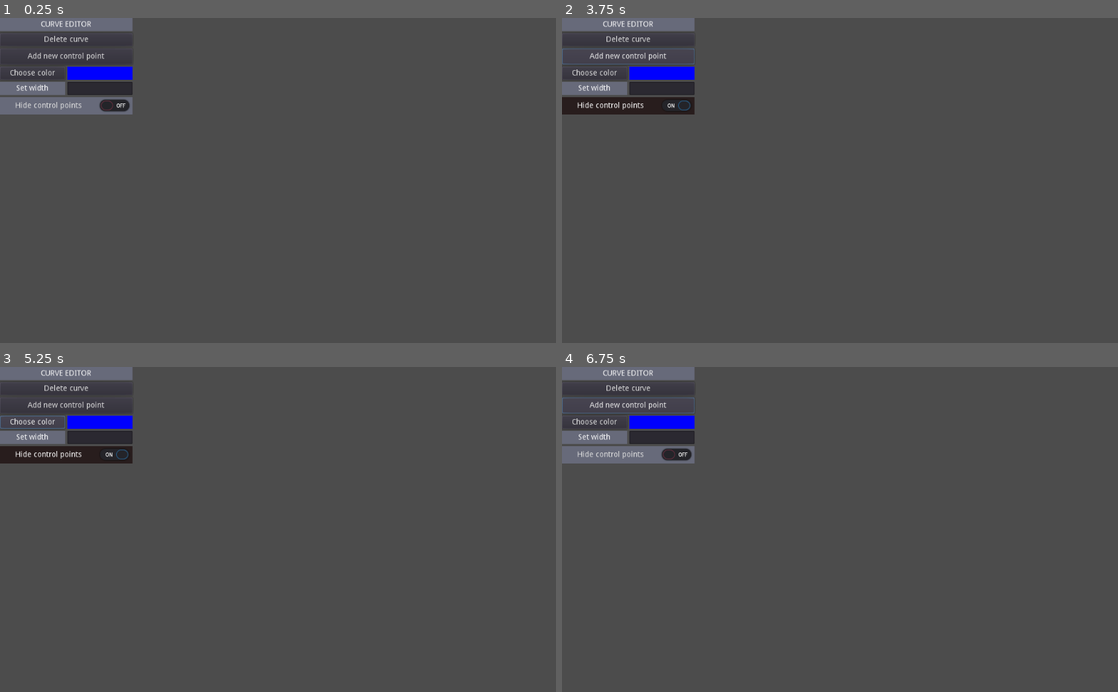
Above: before the commit, frames 1-4 (two rows, left to right).
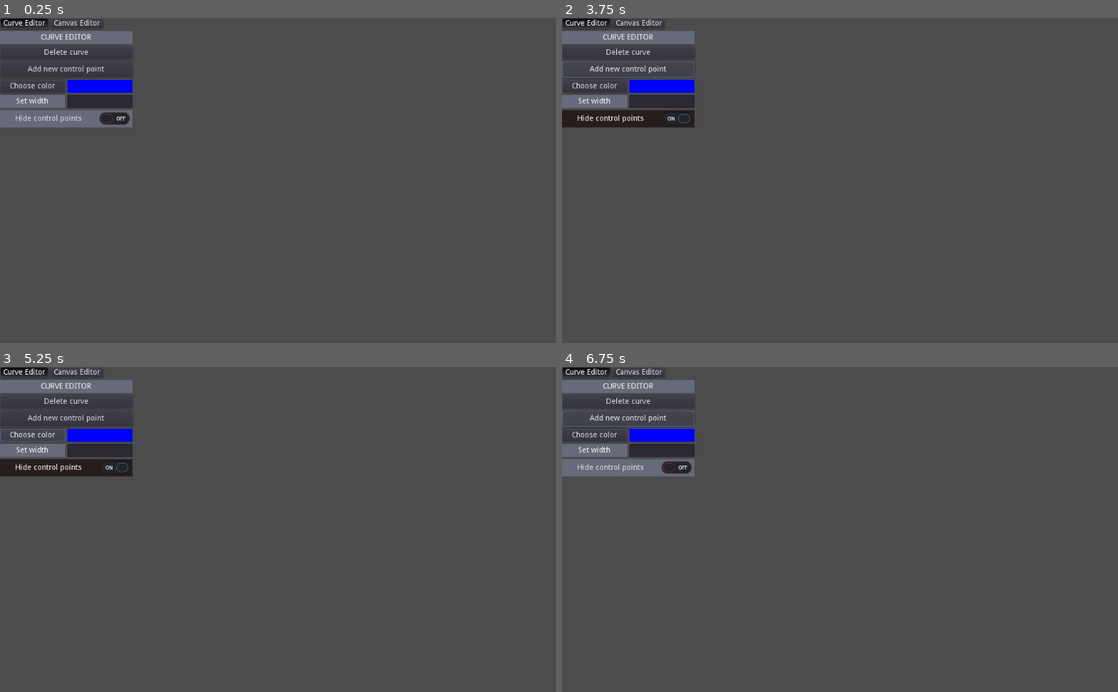
Above: after the commit, the same moments.

Repository: ZucchiniKing12/BezCurveMaker
Game: Godot game, scene res://Main/Main.tscn
Same seed, same stepped clock (60 frames per second), same inputs: the game is played once before the commit and once after it.
Inputs (mouse positions are in pixels of both pictures, inside the frame that each line leads up to):
- Up to frame 1 (0.25 s): no input
- Up to frame 2 (3.75 s): click (584, 24) at 0.5 s, where only the run after the commit has a clickable "Curve Editor"; click (639, 24) at 1.25 s, where only the run after the commit has a clickable "Canvas Editor"; click "Choose color" at 2 s; click "Hide control points" at 2.75 s; click "Add new control point" at 3.5 s
- Up to frame 3 (5.25 s): click "Add new control point" at 4.25 s; click "Choose color" at 5 s
- Up to frame 4 (6.75 s): click "Hide control points" at 5.75 s; click "Add new control point" at 6.5 s

The runs differ from the first frame. In frame 1, 5.4% of the frame differs, in the area x 0-24%, y 0-34%; in frame 2, 5.6%; in frame 3, 5.5%; in frame 4, 5.6%.

Commit message:
Panel is implemented, can switch between canvas editor and curve editor. no canvas features yet but those should be fairly simple knock on wood

Diff:
--- a/BezCurve/BezCurve.gd
+++ b/BezCurve/BezCurve.gd
@@ -1,5 +1,7 @@
 extends Node2D
 class_name BezCurve
+
+onready var CURVE_EDITOR: CurveEditor = get_tree().get_root().get_node('Main').get_curve_editor()
 
 var endpoints: Array
 var anchors: Array
@@ -35,7 +37,7 @@
 	curve.add_point(end1.position)
 	curve.add_point(end2.position)
 	request_render('init')
-	CurveEditor.connect('editor_closed', self, 'on_editor_closed')
+	#CURVE_EDITOR.connect('editor_closed', self, 'on_editor_closed')
 
 var PackedCPoint = preload("res://BezCurve/ControlPoint.tscn")
 
@@ -58,16 +60,16 @@
 	return newCP
 
 func _on_point_exiting(point):
+	anchors.erase(point)
 	update_curve2d()
-	anchors.erase(point)
 
 func _on_position_moved(_name, _new_pos):
 	update_curve2d()
 
 func edit():
-	CurveEditor.close()
-	CurveEditor.open()
-	CurveEditor.set_curve(self)
+	CURVE_EDITOR.close()
+	CURVE_EDITOR.open()
+	CURVE_EDITOR.set_curve(self)
 	editing = true
 	render_config.curve_editing = true
 
--- a/Main/Main.gd
+++ b/Main/Main.gd
@@ -1,14 +1,19 @@
 extends Node2D
 
+onready var CURVE_EDITOR = $Panel/CurveEditor
+
 func _ready():
-	CurveEditor.set_position(Vector2(0, 0))
-	CurveEditor.get_node('HidePointsButton').connect('pressed', self, '_on_hide_points_pressed')
+	CURVE_EDITOR.set_position(Vector2(0, 0))
+	CURVE_EDITOR.get_node('HidePointsButton').connect('pressed', self, '_on_hide_points_pressed')
 
 func _input(event):
 	if event is InputEventMouseButton:
 		if event.button_index == BUTTON_LEFT and event.doubleclick and !is_mouse_over_editor():
-			CurveEditor.close()
+			CURVE_EDITOR.close()
 			create_new_curve(event.position)
+
+func get_curve_editor():
+	return $Panel/CurveEditor
 
 var PackedBezcurve = preload("res://BezCurve/BezCurve.tscn")
 
@@ -19,7 +24,7 @@
 	register(newcurve)
 
 func is_mouse_over_editor():
-	return get_global_mouse_position().x <= CurveEditor.rect_size.x
+	return get_global_mouse_position().x <= CURVE_EDITOR.rect_size.x
 
 var render_configs: Dictionary
 
@@ -35,7 +40,7 @@
 signal hide_points
 
 func _on_hide_points_pressed():
-	emit_signal('hide_points', CurveEditor.get_node('HidePointsButton').pressed)
+	emit_signal('hide_points', CURVE_EDITOR.get_node('HidePointsButton').pressed)
 
 func _on_render_config_changed():
 	update()
@@ -64,7 +69,6 @@
 				draw_point(cpoint.position, config.curve_editing, color, config.width, config.render_type)
 
 func draw_point(position: Vector2, is_editing: bool, color: Color, base_rad: float, render_type: int):
-	print(render_type)
 	if render_type == RENDER_TYPES.POINTS_HIDE:
 		return
 	var rad = base_rad * 1.5 if is_editing else base_rad * 0.5
--- a/Main/Main.tscn
+++ b/Main/Main.tscn
@@ -1,9 +1,32 @@
-[gd_scene load_steps=2 format=2]
+[gd_scene load_steps=6 format=2]
 
 [ext_resource path="res://Main/Main.gd" type="Script" id=1]
+[ext_resource path="res://UI/EditMenu/CurveEditor.tscn" type="PackedScene" id=2]
+[ext_resource path="res://UI/Panel.tscn" type="PackedScene" id=3]
+[ext_resource path="res://UI/CanvasEditMenu/CanvasEditor.tscn" type="PackedScene" id=4]
+[ext_resource path="res://UI/Panel.gd" type="Script" id=5]
 
 [node name="Main" type="Node2D"]
 z_index = 108
 script = ExtResource( 1 )
 
 [node name="Curves" type="Node" parent="."]
+
+[node name="Panel" parent="." instance=ExtResource( 3 )]
+margin_right = 190.0
+margin_bottom = 20.0
+script = ExtResource( 5 )
+
+[node name="CurveEditor" parent="Panel" instance=ExtResource( 2 )]
+anchor_right = 0.0
+anchor_bottom = 0.0
+margin_top = 24.0
+margin_right = 244.0
+margin_bottom = 202.0
+
+[node name="CanvasEditor" parent="Panel" instance=ExtResource( 4 )]
+anchor_right = 0.0
+anchor_bottom = 0.0
+margin_top = 206.0
+margin_right = 244.0
+margin_bottom = 220.0
--- /dev/null
+++ b/UI/CanvasEditMenu/CanvasEditor.tscn
@@ -0,0 +1,8 @@
+[gd_scene format=2]
+
+[node name="CanvasEditor" type="VBoxContainer"]
+anchor_right = 1.0
+anchor_bottom = 1.0
+
+[node name="ColorSet" type="HBoxContainer" parent="."]
+margin_right = 1024.0
--- a/UI/EditMenu/ControlPointEditor.gd
+++ b/UI/EditMenu/ControlPointEditor.gd
@@ -1,5 +1,7 @@
 extends VBoxContainer
 class_name ControlPointEditor
+
+onready var CURVE_EDITOR = get_tree().get_root().get_node('Main').get_curve_editor()
 
 var is_endpoint: bool = false
 var point_name: String
@@ -16,7 +18,7 @@
 func _draw():
 	if is_endpoint:
 		$Manage/DeleteButton.disabled = true
-	if CurveEditor.at_max_points():
+	if CURVE_EDITOR.at_max_points():
 		$Manage/DuplicateButton.disabled = true
 	else:
 		$Manage/DuplicateButton.disabled = false
@@ -49,7 +51,7 @@
 func _text_changed():
 	point_position = Vector2( float($Position/X.text), float($Position/Y.text) )
 	point.position = point_position
-	CurveEditor.update()
+	CURVE_EDITOR.update()
 
 signal delete_point_pressed
 
--- a/UI/EditMenu/CurveEditor.gd
+++ b/UI/EditMenu/CurveEditor.gd
@@ -1,4 +1,5 @@
 extends Control
+class_name CurveEditor
 
 var PackedCPE = preload("res://UI/EditMenu/ControlPointEditor.tscn")
 
@@ -43,10 +44,9 @@
 	create_new_point(pos)
 
 func _on_delete_point_pressed(CPE):
-	print(CPEs)
 	CPEs.erase(CPE)
-	print(CPEs)
 	CPE.point.queue_free()
+	CPE.queue_free()
 
 func at_max_points() -> bool:
 	return len(CPEs) >= 4
--- /dev/null
+++ b/UI/Panel.gd
@@ -0,0 +1,28 @@
+extends VBoxContainer
+
+var in_curve_mode := true
+
+onready var CURVE_EDITOR = get_node('CurveEditor')
+onready var CANVAS_EDITOR = get_node('CanvasEditor')
+
+func _ready():
+	$Buttons/CurveMode.connect('toggled', self, '_on_CurveMode_toggled')
+	$Buttons/CanvasMode.connect('toggled', self, '_on_CanvasMode_toggled')
+	$Buttons/CurveMode.pressed = true
+
+	if !CURVE_EDITOR:
+		add_child(load('res://UI/EditMenu/CurveEditor.tscn').instance())
+	if !CANVAS_EDITOR:
+		add_child(load('res://UI/CanvasEditMenu/CanvasEditor.tscn').instance())
+
+func _on_CurveMode_toggled(val):
+	in_curve_mode = val
+	$Buttons/CanvasMode.set_pressed_no_signal(not val)
+	CURVE_EDITOR.visible = val
+	CANVAS_EDITOR.visible = not val
+
+func _on_CanvasMode_toggled(val):
+	in_curve_mode = not val
+	$Buttons/CurveMode.set_pressed_no_signal(not val)
+	CURVE_EDITOR.visible = not val
+	CANVAS_EDITOR.visible = val
--- /dev/null
+++ b/UI/Panel.tscn
@@ -0,0 +1,22 @@
+[gd_scene format=2]
+
+[node name="Panel" type="VBoxContainer"]
+anchor_right = 1.0
+anchor_bottom = 1.0
+
+[node name="Buttons" type="HBoxContainer" parent="."]
+margin_right = 1024.0
+margin_bottom = 20.0
+
+[node name="CurveMode" type="Button" parent="Buttons"]
+margin_right = 89.0
+margin_bottom = 20.0
+toggle_mode = true
+text = "Curve Editor"
+
+[node name="CanvasMode" type="Button" parent="Buttons"]
+margin_left = 93.0
+margin_right = 190.0
+margin_bottom = 20.0
+toggle_mode = true
+text = "Canvas Editor"
--- a/project.godot
+++ b/project.godot
@@ -24,6 +24,11 @@
 "language": "GDScript",
 "path": "res://UI/EditMenu/ControlPointEditor.gd"
 }, {
+"base": "Control",
+"class": "CurveEditor",
+"language": "GDScript",
+"path": "res://UI/EditMenu/CurveEditor.gd"
+}, {
 "base": "Node",
 "class": "RenderConfig",
 "language": "GDScript",
@@ -33,6 +38,7 @@
 "BezCurve": "",
 "ControlPoint": "",
 "ControlPointEditor": "",
+"CurveEditor": "",
 "RenderConfig": ""
 }
 
@@ -41,10 +47,6 @@
 config/name="BezCurveMaker"
 run/main_scene="res://Main/Main.tscn"
 
-[autoload]
-
-CurveEditor="*res://UI/EditMenu/CurveEditor.tscn"
-
 [physics]
 
 common/enable_pause_aware_picking=true
